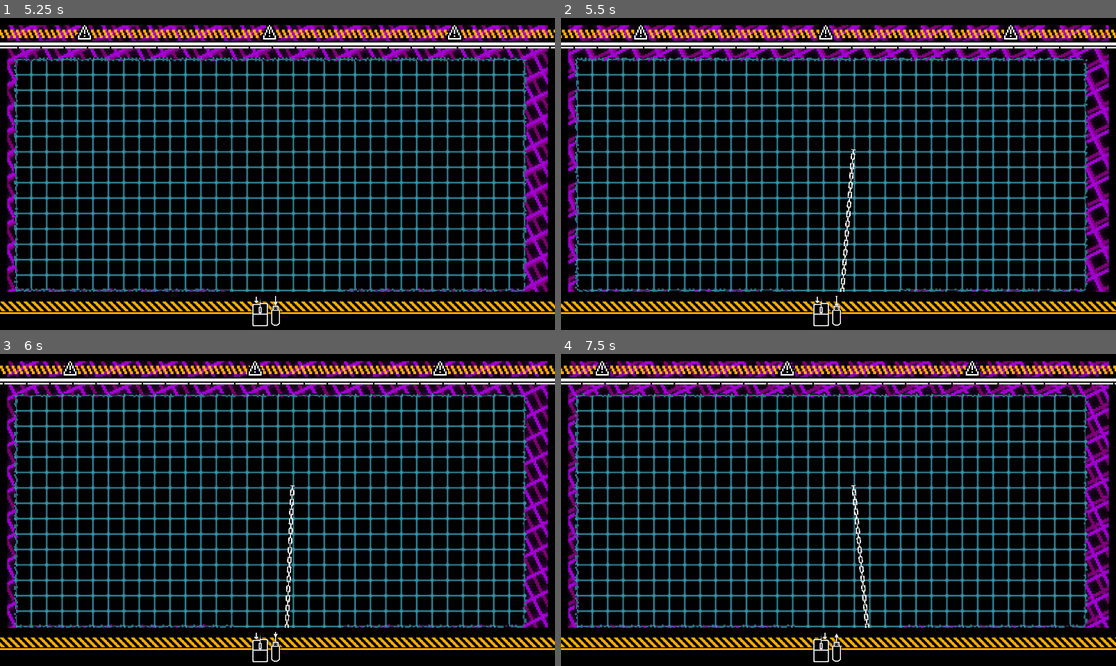
Above: before the commit, frames 1-4 (two rows, left to right).
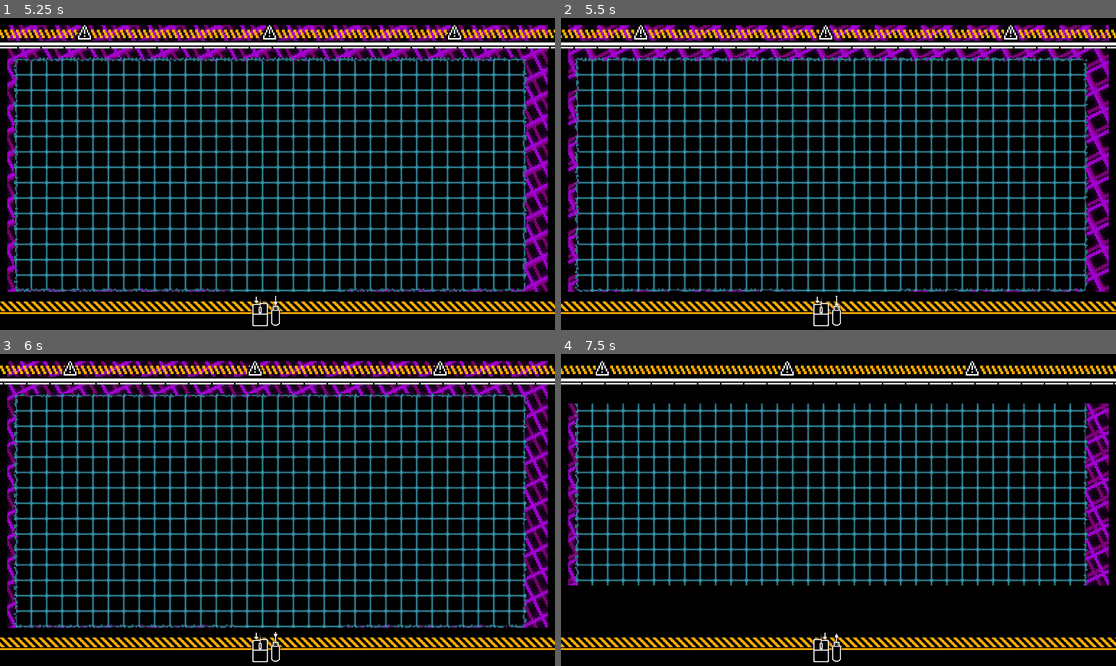
Above: after the commit, the same moments.

Repository: SomeSortOfSam/Hardest_Drive
Game: Godot game, scene res://scenes/gamplay.tscn
Two runs of this game, one before a commit and one after it. Both use one fixed random seed, a clock stepped at 60 frames per second and the inputs below. Sound files missing from this copy of the repository are replaced by a short silence.
Inputs (mouse positions are in pixels of both pictures, inside the frame that each line leads up to):
- Up to frame 1 (5.25 s): move the mouse to (399, 158) at 0.52 s; hold D (player_right) 0.53-1.28 s; click (399, 158) at 0.67 s; move the mouse to (166, 189) at 1.27 s; hold S (player_down) 1.28-2.03 s; move the mouse to (333, 105) at 2.02 s; hold D (player_right) 2.03-2.78 s; move the mouse to (249, 236) at 2.77 s; hold W (player_up) 2.78-3.53 s; click (249, 236) at 2.92 s; move the mouse to (444, 220) at 3.52 s; hold A (player_left) 3.53-5.03 s; move the mouse to (111, 127) at 4.27 s; move the mouse to (305, 174) at 5.02 s; hold S (player_down) from 5.03 s (still down); click (305, 174) at 5.17 s
- Up to frame 2 (5.5 s): keep holding S (player_down)
- Up to frame 3 (6 s): move the mouse to (194, 432) at 5.77 s; release S (player_down) at 5.78 s; hold D (player_right) from 5.78 s (still down)
- Up to frame 4 (7.5 s): move the mouse to (960, 494) at 6.52 s; release D (player_right) at 6.53 s; hold W (player_up) 6.53-7.28 s; move the mouse to (727, 525) at 7.27 s; hold D (player_right) from 7.28 s (still down); click (727, 525) at 7.42 s

Frame 1 is identical in both runs. In frame 2, 0.3% of the frame differs, in the area x 50-54%, y 41-88%; in frame 3, 0.3%; in frame 4, 12%, in the area x 1-99%, y 2-88%.

Commit message:
Fixed collision masks not getting set

Diff:
--- a/scripts/player.gd
+++ b/scripts/player.gd
@@ -71,11 +71,8 @@
 		else:
 			velocity = Vector2.ZERO
 			position = last_safe_position
-	elif move_and_slide():
-		ray_cast.set_collision_mask_value(1,true)
-		set_collision_mask_value(2,true)
-
-
+	else:
+		move_and_slide()
 
 	if is_overlaping_tilemap:
 		last_safe_position = position
@@ -225,6 +222,9 @@
 
 func _on_tutorial_player_movement_enabled():
 	can_move = true
+	await timer.timeout
+	ray_cast.set_collision_mask_value(1,true)
+	set_collision_mask_value(2,true)
 
 func _on_tutorial_player_reset_screen_enabled():
 	can_reset_screen = true
Not shown: 1 places in scenes/gamplay.tscn that only renumber resources
